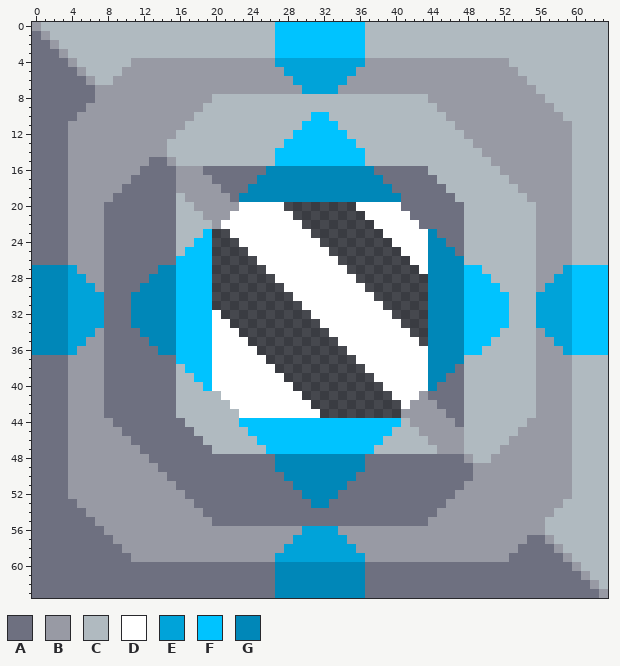
Pixel-art sprite -- sprites/blocks/crafting/factory-of-cryocrystals.png. This is how it looked before the edit.
The file is 64x64 pixels.
Palette (. is transparent): A #6e7080  B #989aa4  C #b0bac0  D #ffffff  E #00a3d9  F #00c3ff  G #0087b8
The result:
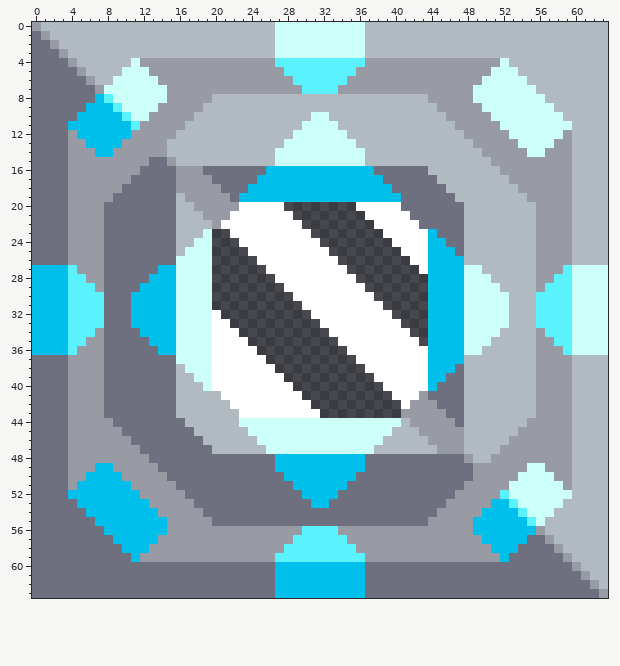
Change:
Colour E changes from #00a3d9 to #59f2fd.
Colour F changes from #00c3ff to #ccfff8.
Colour G changes from #0087b8 to #00c0eb.
The edit turns colour B into colour E in row 8 at x 8; in row 9 at x 9; in row 10 at x 10; in row 11 at x 11; in row 52 at x 52; in row 53 at x 53.
The edit turns colour B into colour E in row 54 at x 54; in row 55 at x 55.
The edit turns colour B into colour F in row 4 at x 11 and 52; in row 5 at x 10 to 12 and 51 to 53; in row 6 at x 9 to 13 and 50 to 54; in row 7 at x 8 to 14 and 49 to 55; in row 8 at x 9 to 14 and 49 to 56; in row 9 at x 10 to 13 and 50 to 57.
The edit turns colour B into colour F in row 10 at x 11 to 12 and 51 to 58; in row 11 at x 52 to 59; in row 12 at x 53 to 58; in row 13 at x 54 to 57; in row 14 at x 55 to 56; in row 49 at x 55 to 56.
The edit turns colour B into colour F in row 50 at x 54 to 57; in row 51 at x 53 to 58; in row 52 at x 53 to 59; in row 53 at x 54 to 58; in row 54 at x 55 to 57; in row 55 at x 56.
The edit turns colour B into colour G in row 8 at x 7; in row 9 at x 6 to 8; in row 10 at x 5 to 9; in row 11 at x 4 to 10; in row 12 at x 5 to 10; in row 13 at x 6 to 9.
The edit turns colour B into colour G in row 14 at x 7 to 8; in row 49 at x 7 to 8; in row 50 at x 6 to 9; in row 51 at x 5 to 10; in row 52 at x 4 to 11; in row 53 at x 5 to 12 and 51 to 52.
The edit turns colour B into colour G in row 54 at x 6 to 13 and 50 to 53; in row 55 at x 7 to 14 and 49 to 54; in row 56 at x 8 to 14 and 49 to 55; in row 57 at x 9 to 13 and 50 to 54; in row 58 at x 10 to 12 and 51 to 53; in row 59 at x 11 and 52.
Boxes around the changes in both pictures, in picture pixels (x1, y1, x2, y2):
changed: (32, 22, 608, 598)
